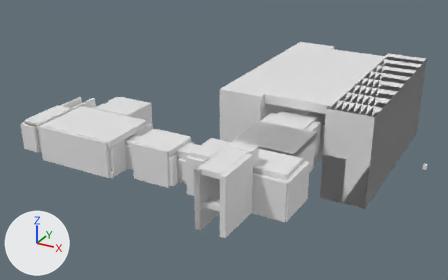
The OBJ model models/castle_dungeon_bBoxes.obj, before and after one commit.
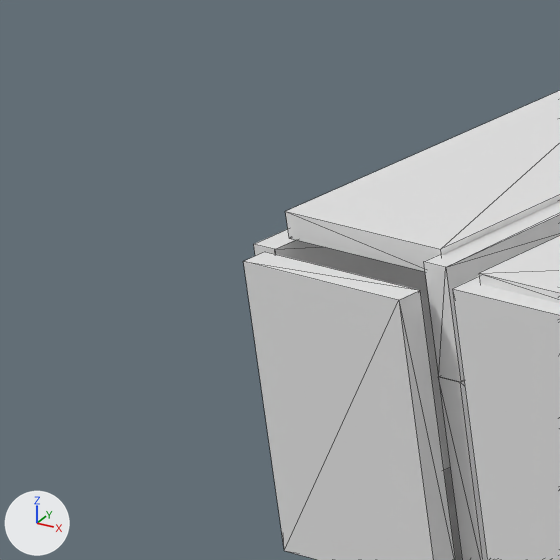
The first picture shows the older version from a 50 mm lens placed at (44.2, -67.8, 50.4), pointed at (-17.7, 44.9, -6.0). The close-ups show both versions on the part from 0% to 11% of the width and 36% to 53% of the height of that picture; other places that the commit changed are outside them. Lighting does not change. The marker at lower left points along +X, +Y and +Z. The close-ups show mesh edges as thin lines. Where no turn or scale is listed for an object, it has been applied to the vertices. Vertices at the same position are counted once.

The older version as bpy lines, for what is in view:
```python
me_cube_010 = bpy.data.meshes.new('Cube.010')
me_cube_010.from_pydata(...)  # a box spanning x -50.82..-47.11, y 17.06..17.58, z -4.31..1.33
# before: 1 (-50.82, 17.58, 1.33) at pixel (265, 251), 3 (-47.11, 17.06, 1.33) at pixel (398, 300), 4 (-50.82, 17.06, 1.33) at pixel (243, 261), 7 (-47.11, 17.58, 1.33) at pixel (420, 290)
me_cube_043_cube_000 = bpy.data.meshes.new('Cube.043_Cube.000')
me_cube_043_cube_000.from_pydata(...)  # a box spanning x -47.1..-46.6, y 17.7..35.9, z -0.4..1.8
me_cube_045_cube_000 = bpy.data.meshes.new('Cube.045_Cube.000')
me_cube_045_cube_000.from_pydata(...)  # a box spanning x -51.3..-50.7, y 17.7..35.9, z -4.3..1.3
ob_cube_010 = bpy.data.objects.new('Cube.010', me_cube_010)
ob_cube_010.location = (0.0, 0.0, 0.0)
ob_cube_043_cube_000 = bpy.data.objects.new('Cube.043_Cube.000', me_cube_043_cube_000)
ob_cube_043_cube_000.location = (0.0, 0.0, 0.0)
ob_cube_045_cube_000 = bpy.data.objects.new('Cube.045_Cube.000', me_cube_045_cube_000)
ob_cube_045_cube_000.location = (0.0, 0.0, 0.0)
# also in view: 'Cube.042_Cube.000' at (-46.8, 19.5, -2.3); 'Cube.011' at (-48.9, 23.1, 1.7); 'Cube.012_Cube.000' at (-36.0, 22.7, 1.8); 'Cube.013_Cube.000' at (-36.5, 16.9, -1.6)
```
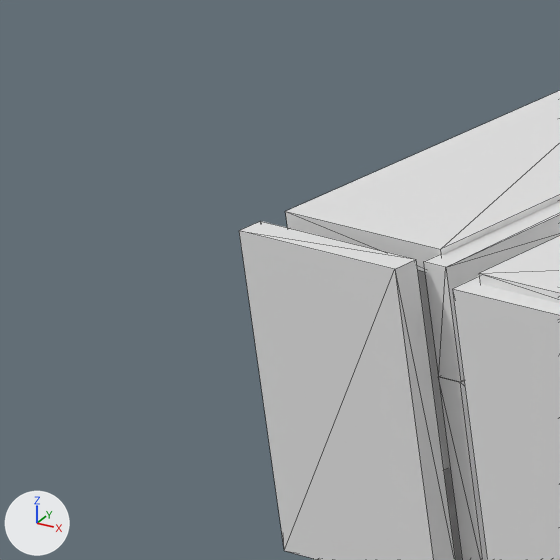
Edits to the bpy script that builds the scene:
```text
Change me_cube_010:
    where me_cube_010.from_pydata(...)  # 8 vertices, 12 faces; spans x -50.82..-47.11, y 17.06..17.58, z -4.31..1.33
    used by ob_cube_010; location = (0.0, 0.0, 0.0)
    me_cube_010 part 1
    add for i in [1, 3, 4, 7]: me_cube_010.vertices[i].co += Vector((0.0, 0.0, 0.59))
```

Changed parts and their boxes [x1, y1, x2, y2] in the close-ups (560 x 560 px):
'Cube.010', reshaped
    before: [243, 252, 456, 560]
    after: [239, 221, 456, 560]
'Cube.045_Cube.000', unchanged, covered by the edit
    before: [254, 229, 450, 470]
    after: [418, 270, 450, 470]
